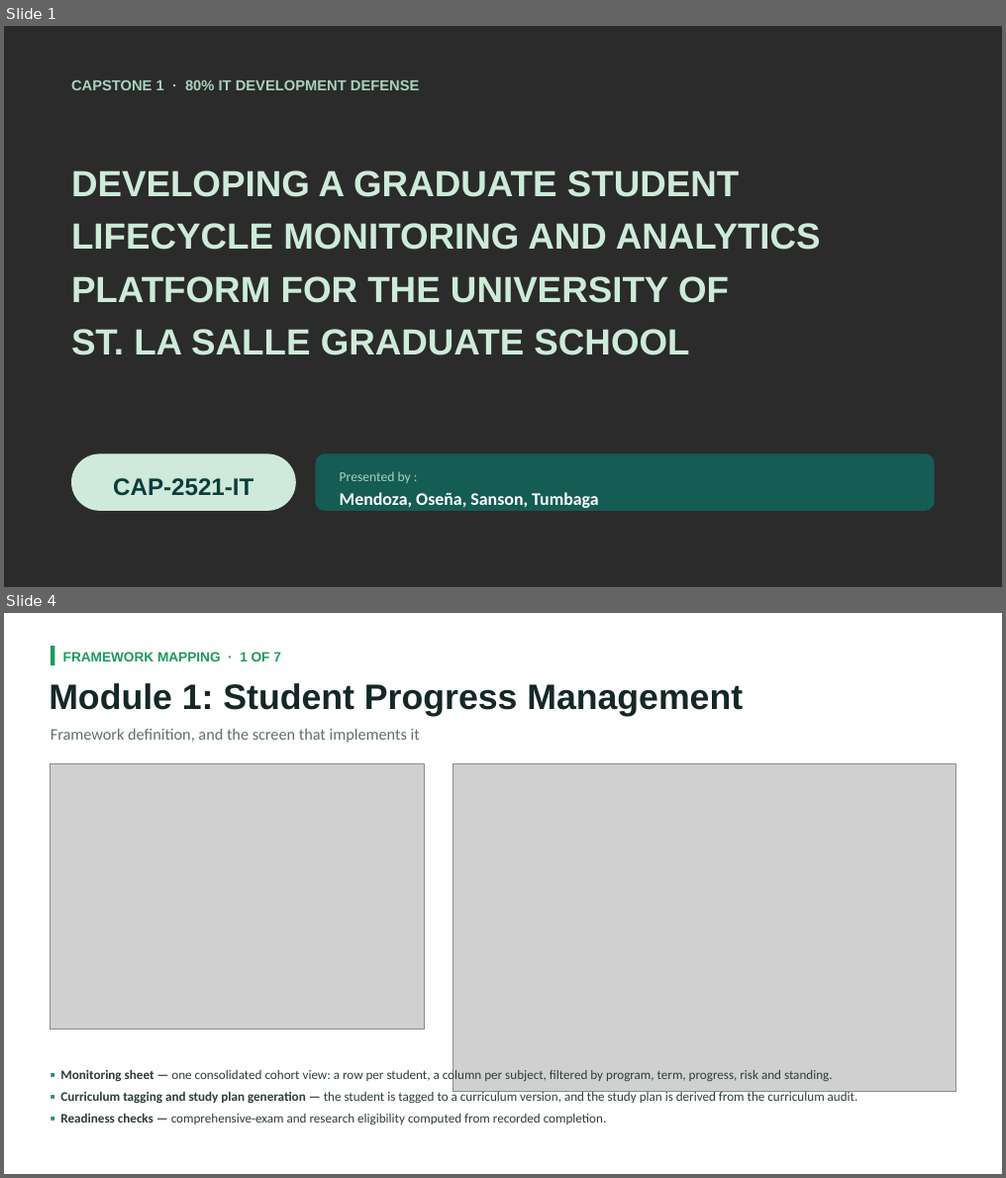
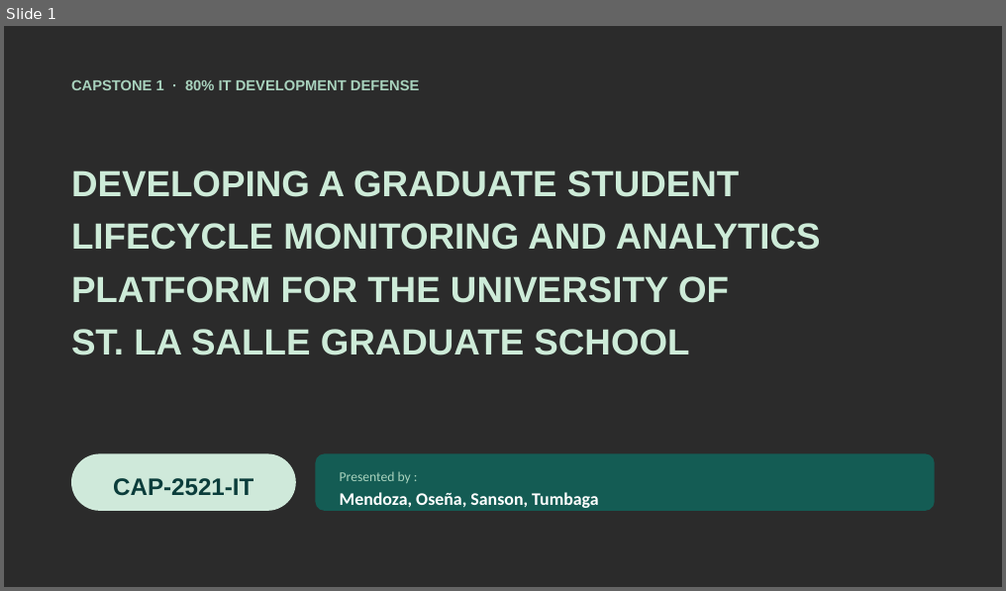
Before and after one commit to miguisanson/CAPSTONE-USLS-MVP, a slide deck: Documents/CAPSTONE_ONLY/CAP-IT1 Defense Deck.pptx. Shown one above the other, each under a label of ours: slides 1 and 4 before the commit, slide 1 after it; the slides between them are not shown. The pictures are 1006x1178 and 1006x591 pixels, drawn with LibreOffice and Linux fonts; fonts in the diff are those of the drawing; grey boxes stand for pictures; background and template pictures are left out; a plain dark background stands for a picture behind light text. Boxes give left, top, right and bottom in pixels: in the first picture for what was removed or moved away, otherwise in the second. Text is boxed around its words. In the diff, an @@ line names an element or a change of style, - is before the commit and + after.

```diff
--- a/Documents/CAPSTONE_ONLY/CAP-IT1 Defense Deck.pptx
+++ b/Documents/CAPSTONE_ONLY/CAP-IT1 Defense Deck.pptx
@@ slide 4 removed at [4,613,1002,1174], background picture (left out) @@
@@ rectangle removed at [51,646,54,665] @@
@@ text removed at [63,652,281,662] @@
-FRAMEWORK MAPPING · 1 OF 7
@@ text removed at [49,683,743,716] @@
-Module 1: Student Progress Management
@@ text removed at [51,728,420,743] @@
-Framework definition, and the screen that implements it
@@ picture removed at [51,764,425,1029] @@
@@ picture removed at [453,764,956,1091] @@
@@ text removed at [60,1068,858,1126] @@
-▪ Monitoring sheet — one consolidated cohort view: a row per student, a column per subject, filtered by program, term, progress, risk and standing.
-▪ Curriculum tagging and study plan generation — the student is tagged to a curriculum version, and the study plan is derived from the curriculum audit.
-▪ Readiness checks — comprehensive-exam and research eligibility computed from recorded completion.
```
Also in this commit, not shown: 6 slides changed, 2 slides added, 13 other slides removed, 7 other files.
